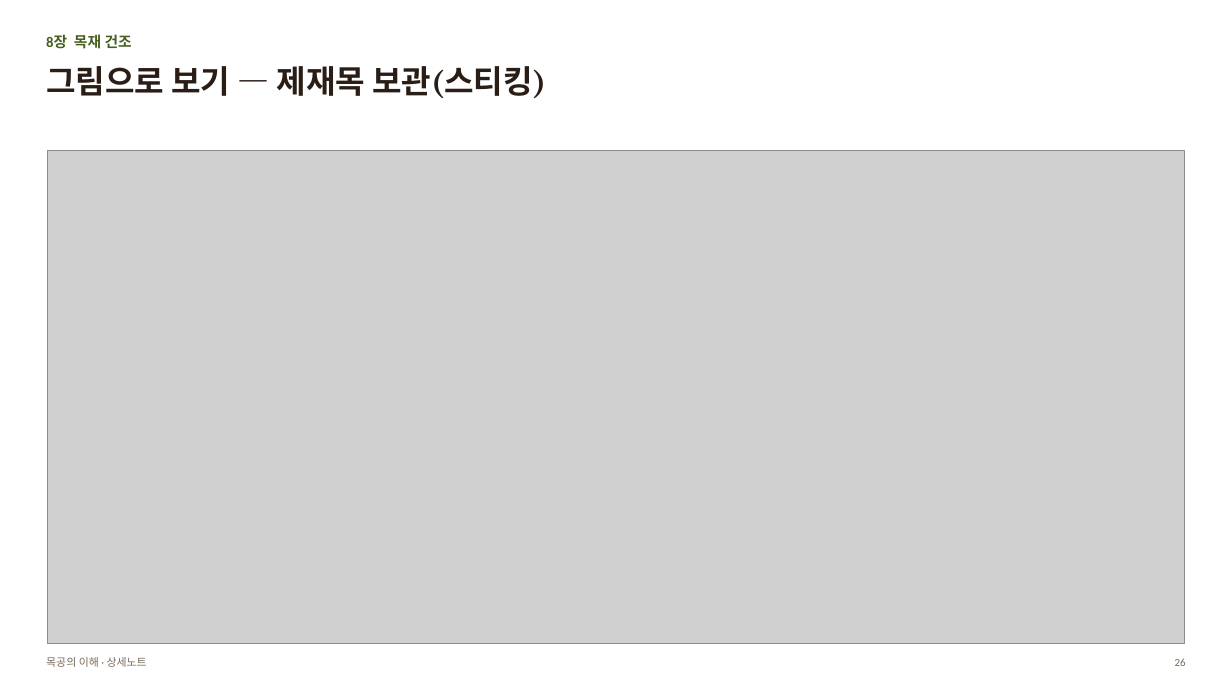
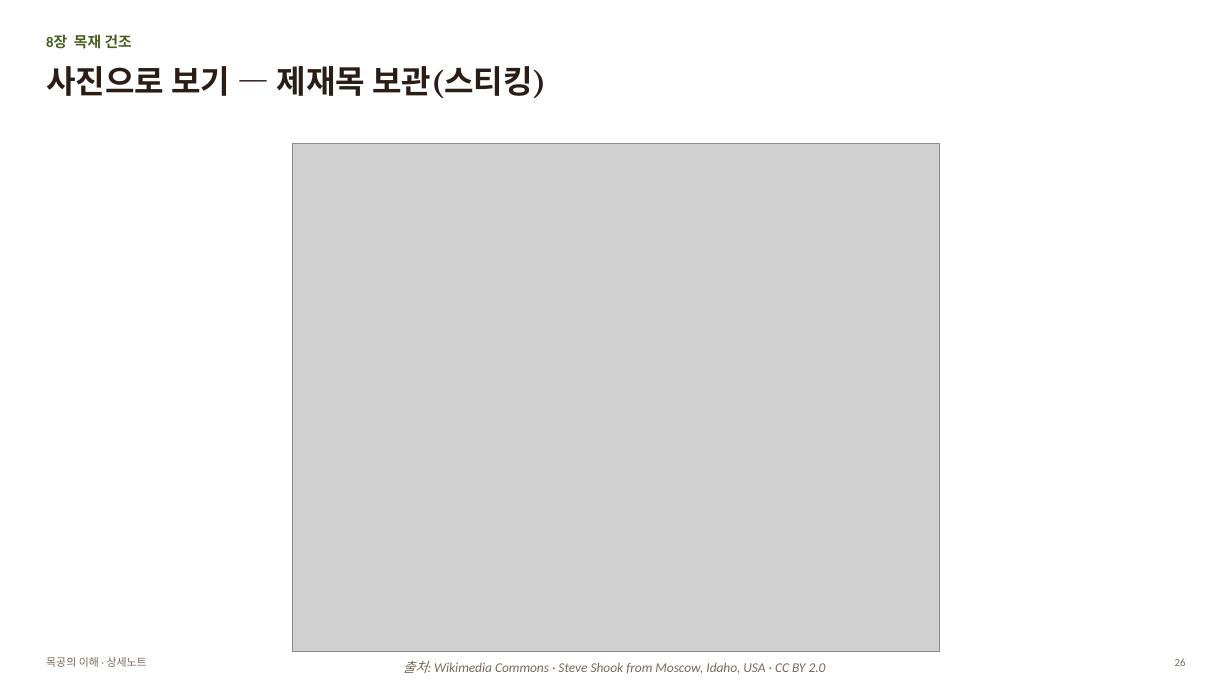
Before and after one commit to nskim4690-tech/my-workspace, a slide deck: slide 26 of 젠트리/목공방/공부방/목공의_이해/목공의_이해_상세노트.pptx. Drawn at 1232x693 pixels with LibreOffice and Linux fonts; fonts in the diff are those of the drawing; grey boxes stand for pictures. Boxes give left, top, right and bottom in pixels: in the first picture for what was removed or moved away, otherwise in the second. Text is boxed around its words. In the diff, an @@ line names an element or a change of style, - is before the commit and + after.

```diff
--- a/젠트리/목공방/공부방/목공의_이해/목공의_이해_상세노트.pptx
+++ b/젠트리/목공방/공부방/목공의_이해/목공의_이해_상세노트.pptx
@@ text at box(46, 66, 546, 98): text changed @@
-그림으로 보기 — 제재목 보관(스티킹)
+사진으로 보기 — 제재목 보관(스티킹)
@@ picture: place and size @@
-picture at box(48, 151, 1185, 644)
+picture at box(293, 143, 940, 652)
@@ text added at box(403, 661, 826, 674), 10.5 pt, text #7A6A5A, italic @@
+출처: Wikimedia Commons · Steve Shook from Moscow, Idaho, USA · CC BY 2.0
```
Also in this commit, not shown: 18 other slides changed, 1 other file.
